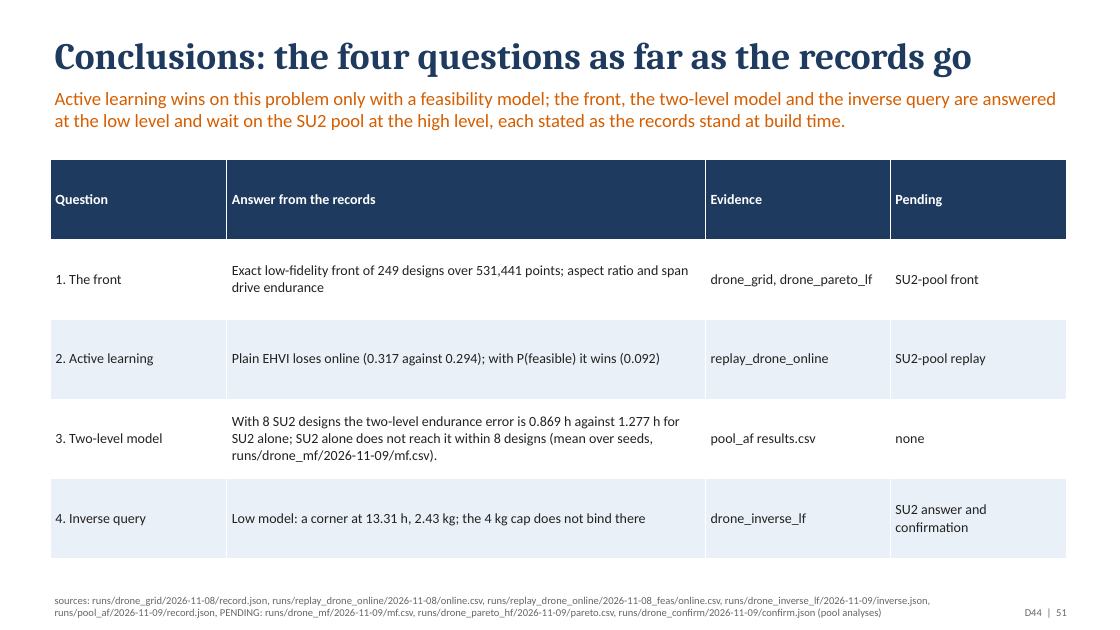
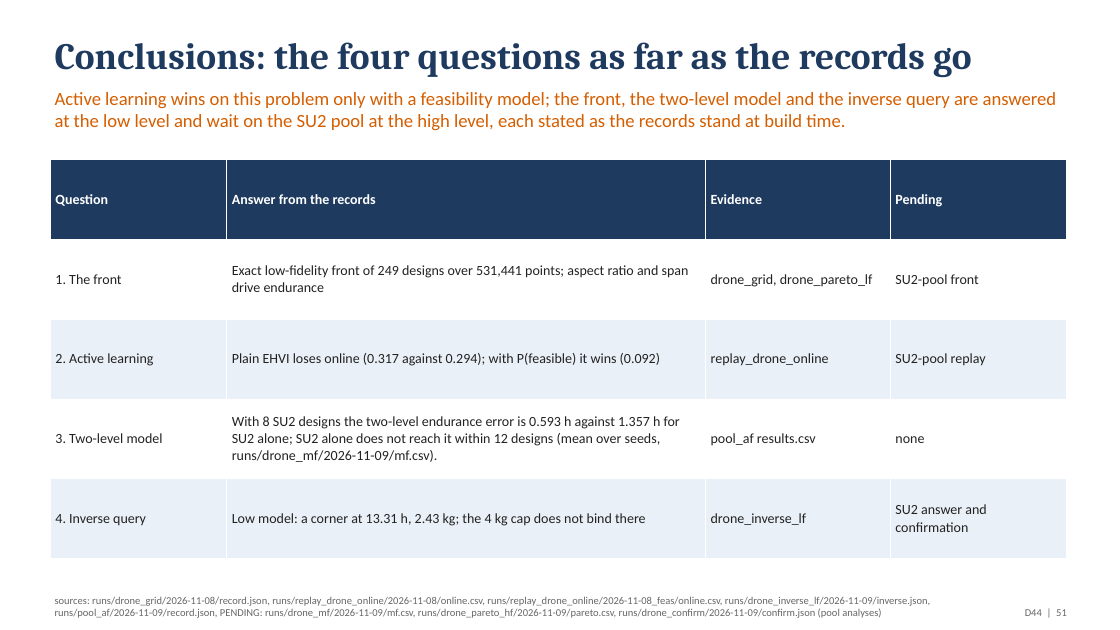
Before and after one commit to emarinhoss/ai-engineering, a slide deck: slide 51 of docs/talk/deck_drone.pptx. Drawn at 1120x630 pixels with LibreOffice and Linux fonts; fonts in the diff are those of the drawing. Boxes give left, top, right and bottom in pixels: in the first picture for what was removed or moved away, otherwise in the second. Text is boxed around its words. In the diff, an @@ line names an element or a change of style, - is before the commit and + after.

```diff
--- a/docs/talk/deck_drone.pptx
+++ b/docs/talk/deck_drone.pptx
@@ table at (x1=50, y1=160, x2=1067, y2=559) @@
-row 4, column 2: With 8 SU2 designs the two-level endurance error is 0.869 h against 1.277 h for SU2 alone; SU2 alone does not reach it within 8 designs (mean over seeds, runs/drone_mf/2026-11-09/mf.csv).
+row 4, column 2: With 8 SU2 designs the two-level endurance error is 0.593 h against 1.357 h for SU2 alone; SU2 alone does not reach it within 12 designs (mean over seeds, runs/drone_mf/2026-11-09/mf.csv).
```
Also in this commit, not shown: 8 other slides changed, 5 other files.
